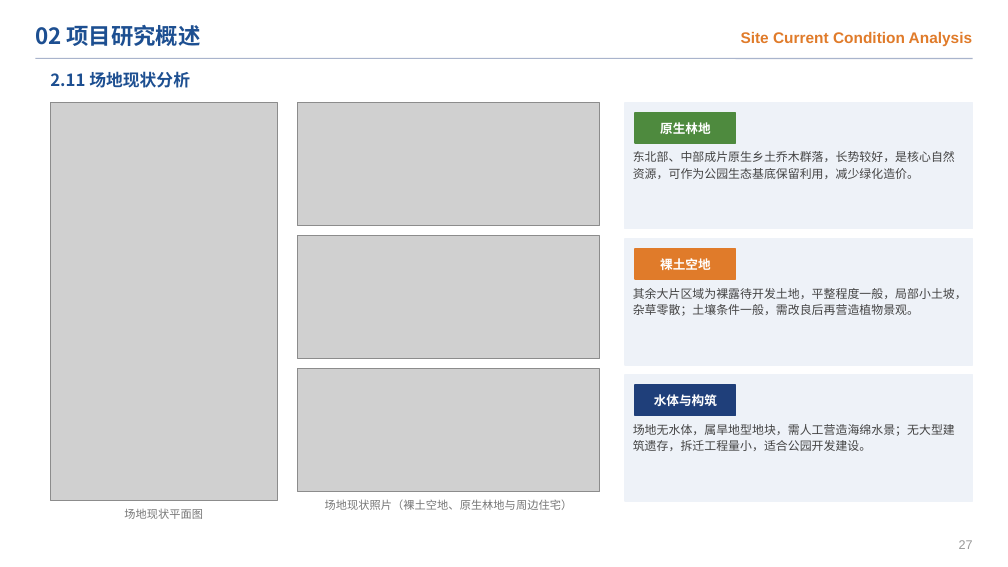
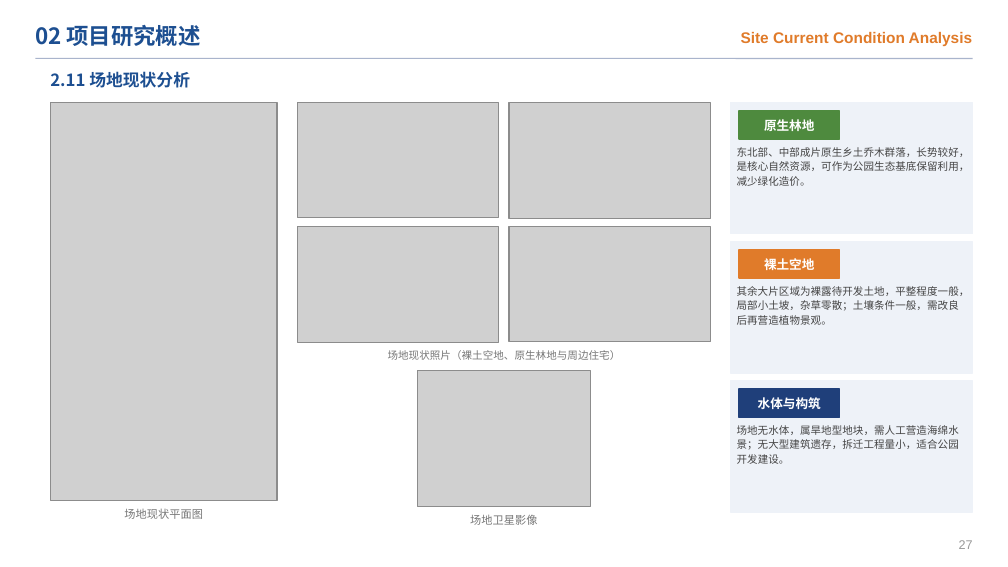
Before and after one commit to chun96309-cloud/lxfs, a slide deck: slide 29 of 跃动栖园_开题答辩PPT.pptx. Drawn at 1008x567 pixels with LibreOffice and Linux fonts; fonts in the diff are those of the drawing; grey boxes stand for pictures. Boxes give left, top, right and bottom in pixels: in the first picture for what was removed or moved away, otherwise in the second. Text is boxed around its words. In the diff, an @@ line names an element or a change of style, - is before the commit and + after.

```diff
--- a/跃动栖园_开题答辩PPT.pptx
+++ b/跃动栖园_开题答辩PPT.pptx
@@ picture: place and size @@
-picture at bbox=[297, 103, 600, 226]
+picture at bbox=[297, 103, 499, 217]
@@ picture: place and size @@
-picture at bbox=[297, 236, 600, 359]
+picture at bbox=[509, 103, 711, 218]
@@ rectangle: place and size @@
-rectangle at bbox=[625, 103, 973, 229]
+rectangle at bbox=[731, 103, 973, 234]
@@ 2 texts, 2 rectangles: place and size @@
-2 texts, 2 rectangles at bbox=[635, 113, 736, 279]
+2 texts, 2 rectangles at bbox=[739, 111, 840, 278]
@@ text "东北部、中部成片原生乡土乔木群落，长势较好，是核心自然资源，可作为公园生态基底保留利用，减少绿化造价。": place and size @@
-text "东北部、中部成片原生乡土乔木群落，长势较好，是核心自然资源，可作为公园生态基底保留利用，减少绿化造价。" at bbox=[633, 151, 955, 179]
+text "东北部、中部成片原生乡土乔木群落，长势较好，是核心自然资源，可作为公园生态基底保留利用，减少绿化造价。" at bbox=[737, 147, 970, 186]
@@ picture: place and size @@
-picture at bbox=[297, 369, 600, 492]
+picture at bbox=[297, 227, 499, 342]
@@ picture added at bbox=[509, 227, 711, 342] @@
@@ rectangle: place and size @@
-rectangle at bbox=[625, 239, 973, 365]
+rectangle at bbox=[731, 242, 973, 373]
@@ text "其余大片区域为裸露待开发土地，平整程度一般，局部小土坡，杂草零散；土壤条件一般，需改良后再营造植物景观。": place and size @@
-text "其余大片区域为裸露待开发土地，平整程度一般，局部小土坡，杂草零散；土壤条件一般，需改良后再营造植物景观。" at bbox=[633, 288, 967, 316]
+text "其余大片区域为裸露待开发土地，平整程度一般，局部小土坡，杂草零散；土壤条件一般，需改良后再营造植物景观。" at bbox=[737, 286, 970, 325]
@@ text "场地现状照片（裸土空地、原生林地与周边住宅）": place and size @@
-text "场地现状照片（裸土空地、原生林地与周边住宅）" at bbox=[325, 499, 573, 510]
+text "场地现状照片（裸土空地、原生林地与周边住宅）" at bbox=[388, 350, 621, 360]
@@ text "场地现状照片（裸土空地、原生林地与周边住宅）" at bbox=[388, 350, 621, 360]: size 8 to 7.5 pt; line spacing 1 to 1.15; vertical alignment middle to top @@
@@ picture added at bbox=[417, 371, 590, 507] @@
@@ rectangle: place and size @@
-rectangle at bbox=[625, 375, 973, 501]
+rectangle at bbox=[731, 381, 973, 512]
@@ text "水体与构筑": place and size @@
-text "水体与构筑" at bbox=[654, 394, 717, 406]
+text "水体与构筑" at bbox=[758, 397, 821, 409]
@@ rectangle: place and size @@
-rectangle at bbox=[635, 385, 736, 415]
+rectangle at bbox=[739, 389, 840, 417]
@@ size 8.5 to 7.5 pt in 3 elements at bbox=[737, 147, 970, 186], bbox=[737, 286, 970, 325], bbox=[737, 425, 959, 464] @@
@@ text "场地无水体，属旱地型地块，需人工营造海绵水景；无大型建筑遗存，拆迁工程量小，适合公园开发建设。": place and size @@
-text "场地无水体，属旱地型地块，需人工营造海绵水景；无大型建筑遗存，拆迁工程量小，适合公园开发建设。" at bbox=[633, 424, 955, 451]
+text "场地无水体，属旱地型地块，需人工营造海绵水景；无大型建筑遗存，拆迁工程量小，适合公园开发建设。" at bbox=[737, 425, 959, 464]
@@ text added at bbox=[470, 515, 537, 525], 8 pt, text #777777 @@
+场地卫星影像
```
Also in this commit, not shown: 38 other slides changed, 1 slide added, 9 other files.
